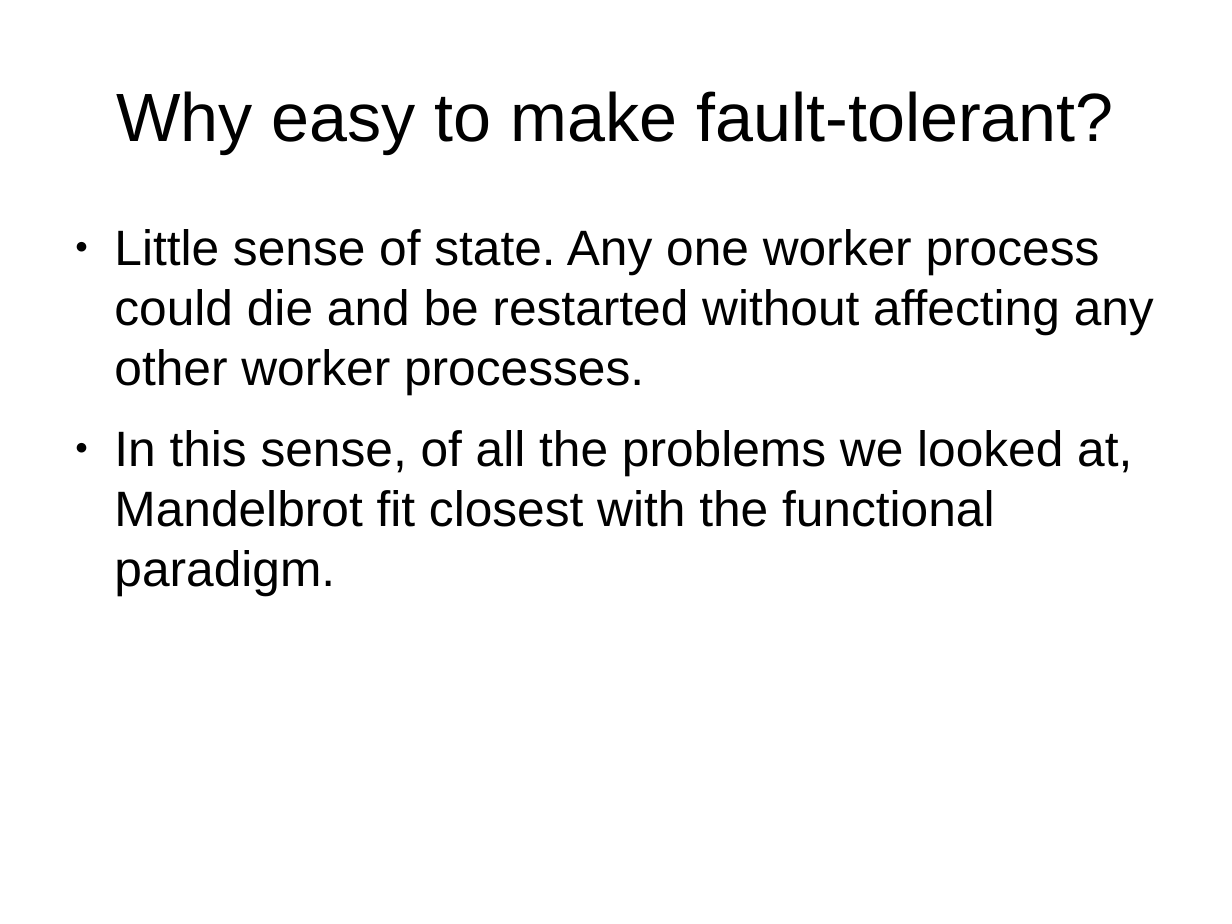
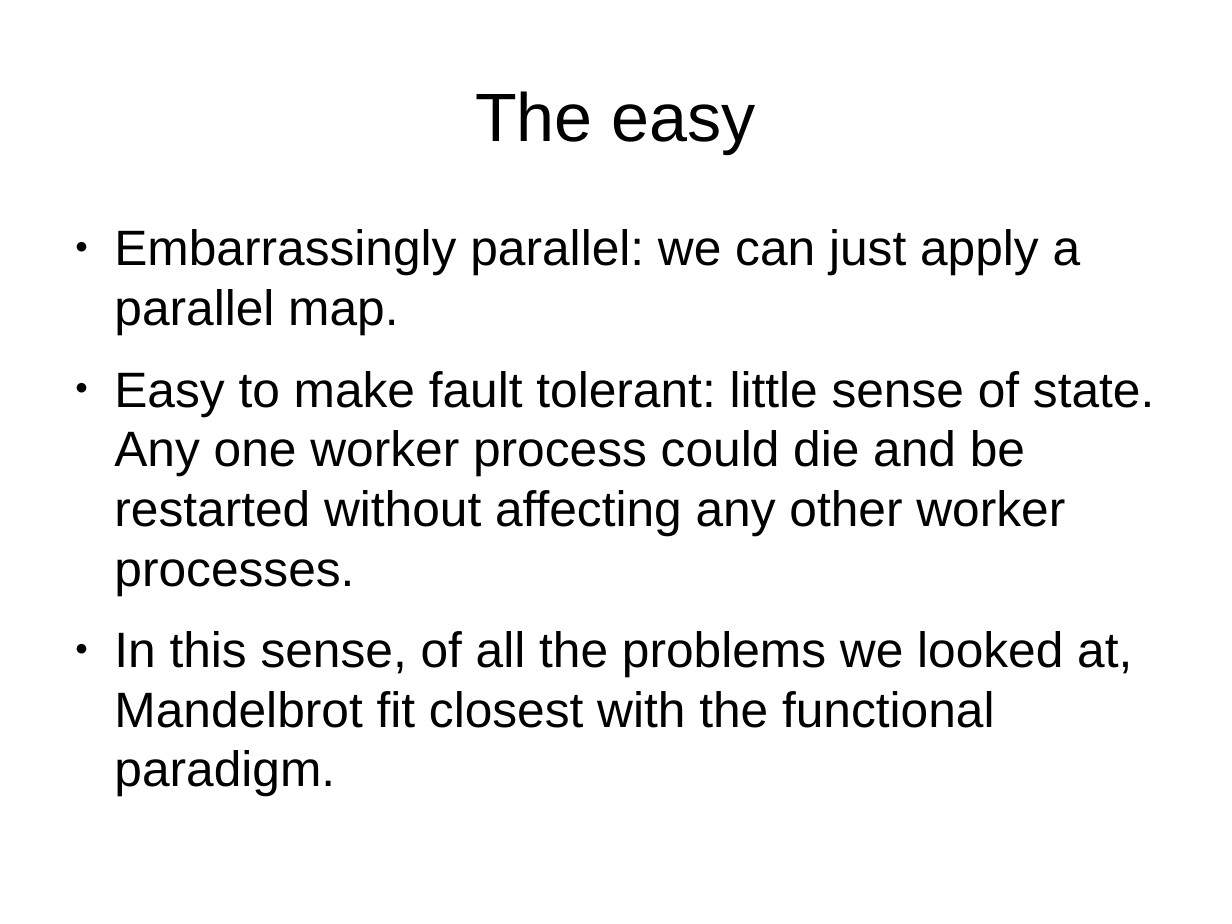
Before and after one commit to FractalDesigns/cowichan-1, a slide deck: slide 17 of miscellaneous/2010-12/slidesv2.odp (slide 14 before the commit). Drawn at 1232x924 pixels with LibreOffice and Linux fonts; fonts in the diff are those of the drawing; background and template pictures are left out. Boxes give left, top, right and bottom in pixels: in the first picture for what was removed or moved away, otherwise in the second. Text is boxed around its words. In the diff, an @@ line names an element or a change of style, - is before the commit and + after.

```diff
--- a/miscellaneous/2010-12/slidesv2.odp
+++ b/miscellaneous/2010-12/slidesv2.odp
@@ title at <box>475,91,756,153</box>: text changed @@
-Why easy to make fault-tolerant?
+The easy
@@ text at <box>114,229,1154,595</box>: text changed @@
-● Little sense of state. Any one worker process could die and be restarted without affecting any other worker processes.
+● Embarrassingly parallel: we can just apply a parallel map.
+● Easy to make fault tolerant: little sense of state. Any one worker process could die and be restarted without affecting any other worker processes.
```
Also in this commit, not shown: 3 slides added.
